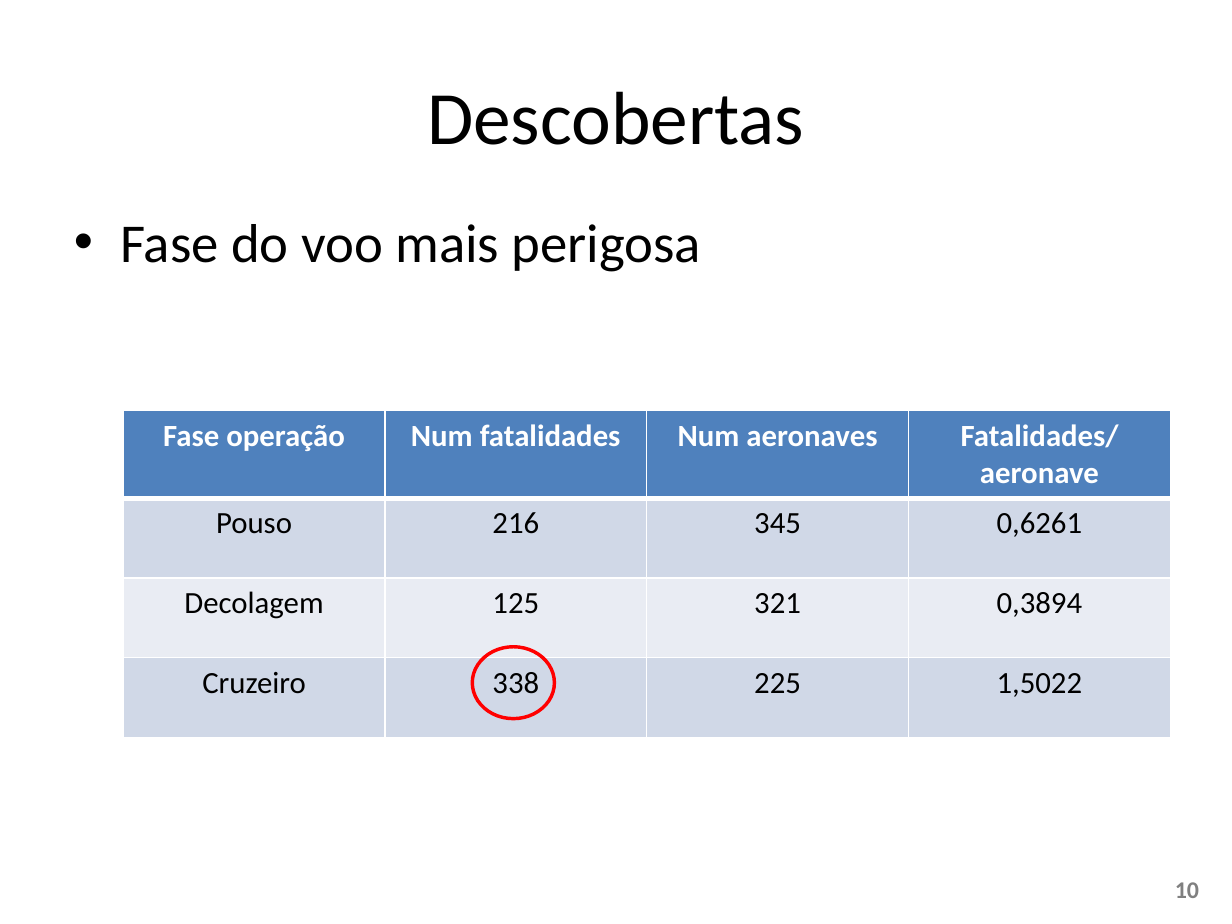
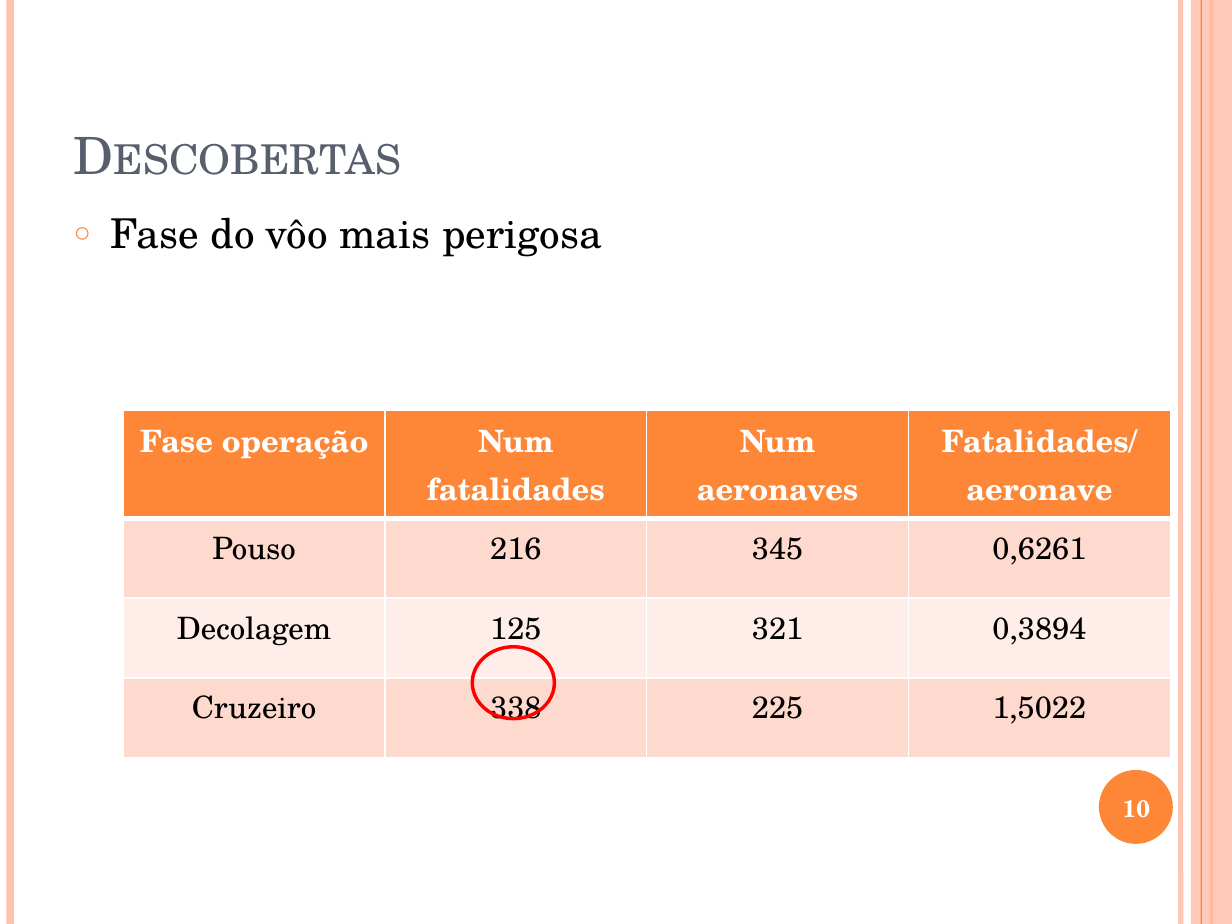
Before and after one commit to W3SS/ciencia-dados, a slide deck: slide 10 of apresentacao ciencia dados.pptx. Drawn at 1232x924 pixels with LibreOffice and Linux fonts; fonts in the diff are those of the drawing. Boxes give left, top, right and bottom in pixels: in the first picture for what was removed or moved away, otherwise in the second. Text is boxed around its words. In the diff, an @@ line names an element or a change of style, - is before the commit and + after.

```diff
--- a/apresentacao ciencia dados.pptx
+++ b/apresentacao ciencia dados.pptx
@@ line added from (10, 0) to (10, 924), #FEC3AE 4.5 pt @@
@@ line added from (1180, 0) to (1180, 924), #FEC3AE 3 pt @@
@@ rectangle added at (1191, 0, 1232, 924), fill #FEC3AE at 87% opacity @@
@@ line added from (1201, 0) to (1201, 924), #FE8637 0.75 pt @@
@@ line added from (1211, 0) to (1211, 924), #FE8637 1.5 pt @@
@@ title "Descobertas" at (62, 37, 1068, 191): size 44 to 30 pt, font Calibri to TeX Gyre Schola, text colour #000000 to #575F6D, small capitals on; alignment centre to left; vertical alignment middle to bottom @@
@@ text at (111, 217, 602, 257): text changed; size 32 to 24 pt; font Calibri to TeX Gyre Schola @@
-• Fase do voo mais perigosa
+○ Fase do vôo mais perigosa
@@ table at (123, 410, 1168, 736) @@
@@ fill #4F81BD to #FE8637 in row 1 @@
@@ fill #D0D8E8 to #FFD9CE in 8 cells @@
@@ fill #E9EDF4 to #FFEDE8 in row 3 @@
@@ font Calibri to TeX Gyre Schola @@
@@ page number: place and size @@
-page number at (1175, 882, 1199, 898)
+page number at (1123, 800, 1151, 818)
@@ page number at (1123, 800, 1151, 818): font Calibri to TeX Gyre Schola, text colour #808080 to #FFFFFF; alignment right to centre @@
@@ ellipse added at (1099, 770, 1173, 844), fill #FE8637 @@
```
Also in this commit, not shown: 13 other slides changed, 1 slide added.
